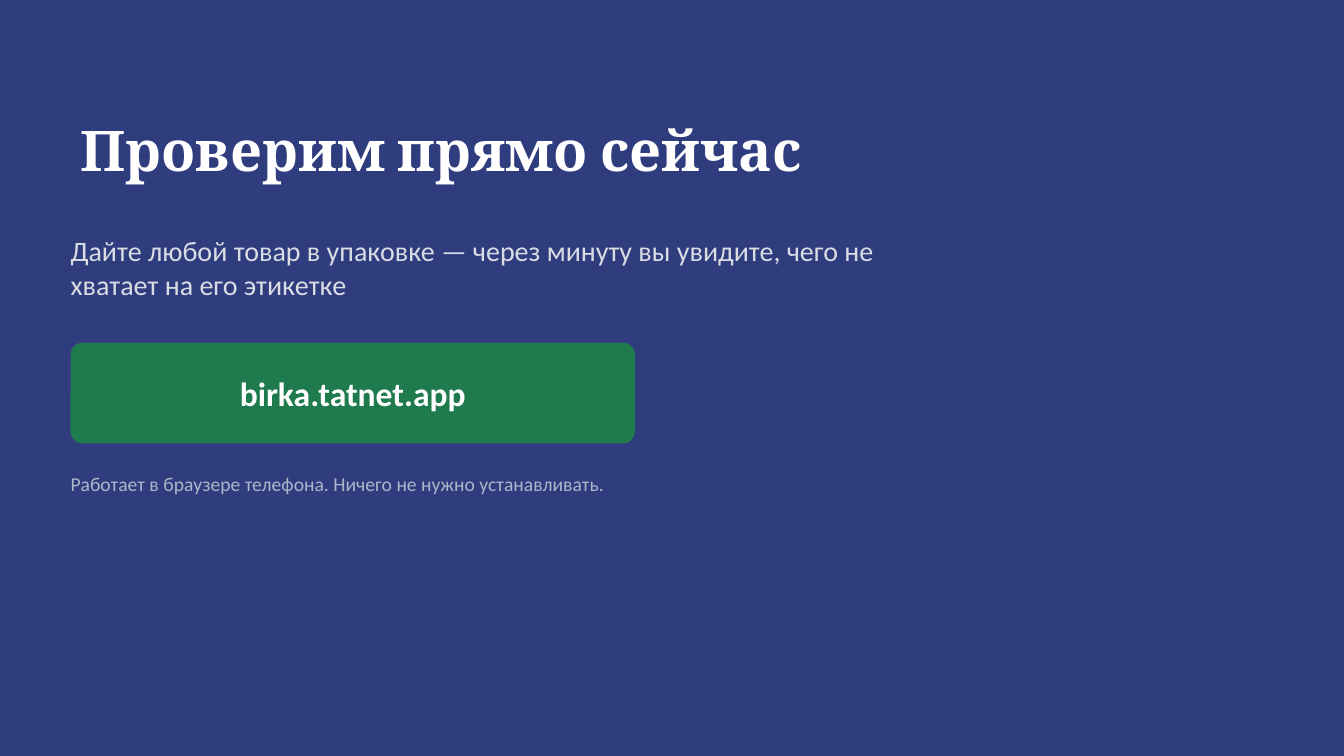
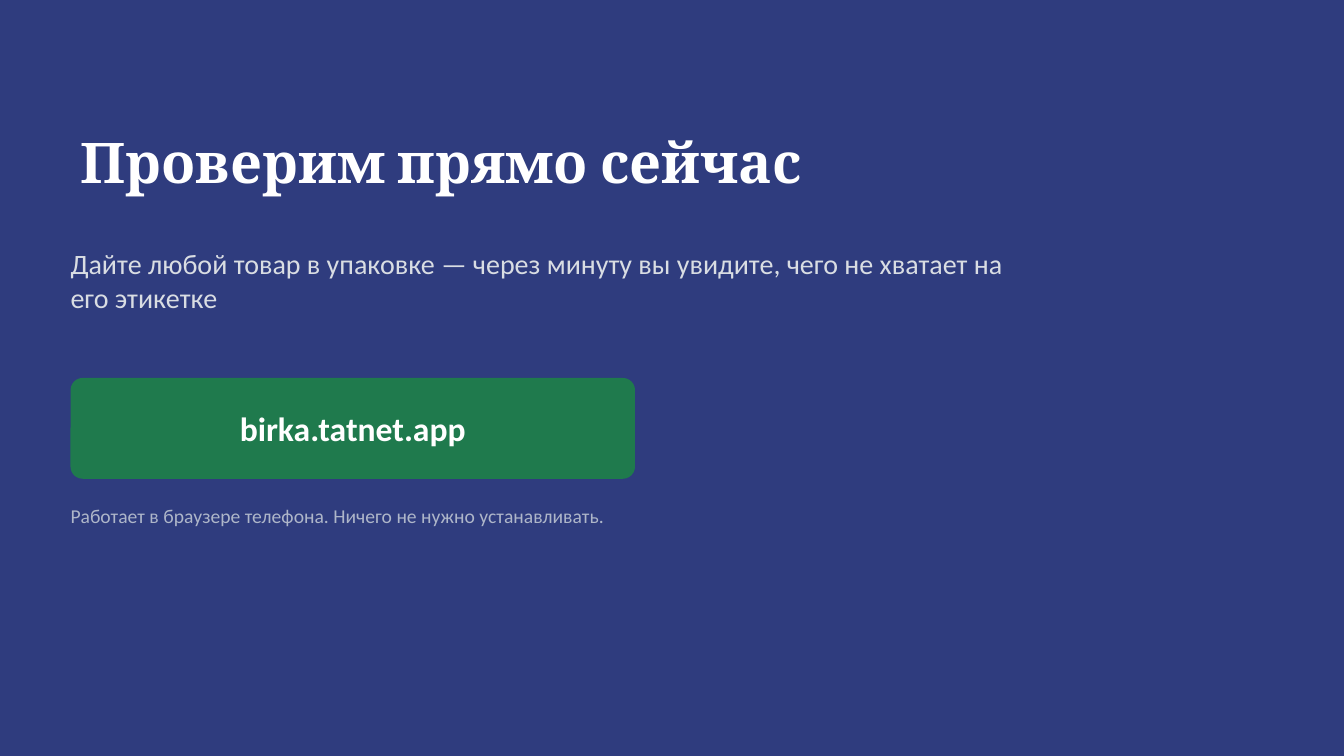
Before and after one commit to amirfazulen-byte/project, a slide deck: slide 5 of deck/Бирка.pptx. Drawn at 1344x756 pixels with LibreOffice and Linux fonts; fonts in the diff are those of the drawing. Boxes give left, top, right and bottom in pixels: in the first picture for what was removed or moved away, otherwise in the second. Text is boxed around its words. In the diff, an @@ line names an element or a change of style, - is before the commit and + after.

```diff
--- a/deck/Бирка.pptx
+++ b/deck/Бирка.pptx
@@ title "Проверим прямо сейчас" at (80,140,802,197): vertical alignment top to middle @@
@@ text "Дайте любой товар в упаковке ...": place and size @@
-text "Дайте любой товар в упаковке ..." at (71,242,873,295)
+text "Дайте любой товар в упаковке ..." at (71,255,1002,308)
@@ text "Дайте любой товар в упаковке ..." at (71,255,1002,308): vertical alignment middle to top @@
@@ rounded rectangle removed at (71,343,635,444) @@
@@ rounded rectangle "birka.tatnet.app": place and size @@
-rounded rectangle "birka.tatnet.app" at (240,382,466,412)
+rounded rectangle "birka.tatnet.app" at (71,378,635,479)
@@ rounded rectangle "birka.tatnet.app" at (71,378,635,479): fill none to #1F7A4D @@
@@ text "Работает в браузере телефона. Ничего ..." at (71,510,603,526): vertical alignment middle to top @@
@@ text "Работает в браузере телефона. Ничего ...": place and size @@
-text "Работает в браузере телефона. Ничего ..." at (71,478,603,494)
+text "Работает в браузере телефона. Ничего ..." at (71,510,603,526)
```
Also in this commit, not shown: 2 other slides changed, 1 other file.
